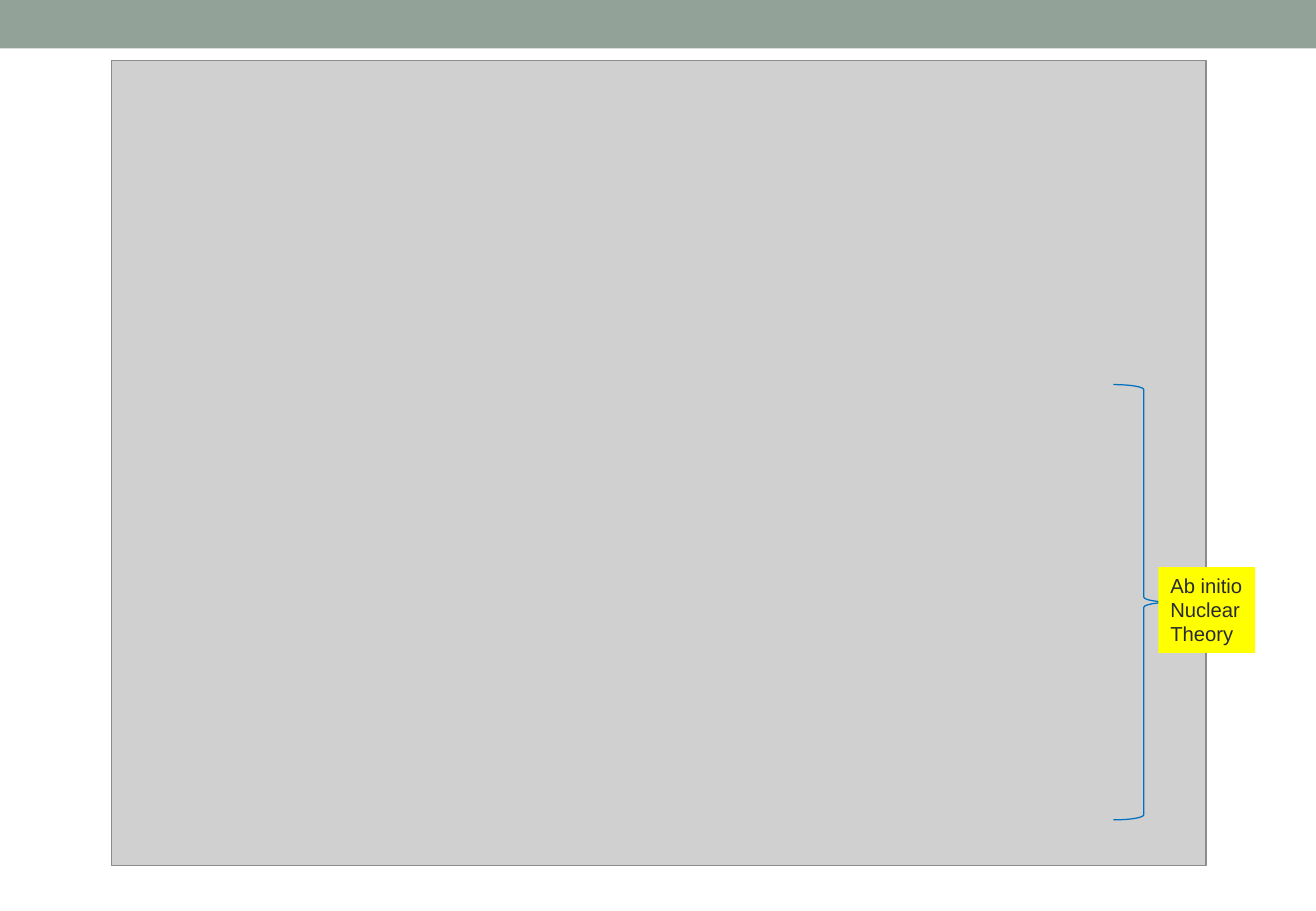
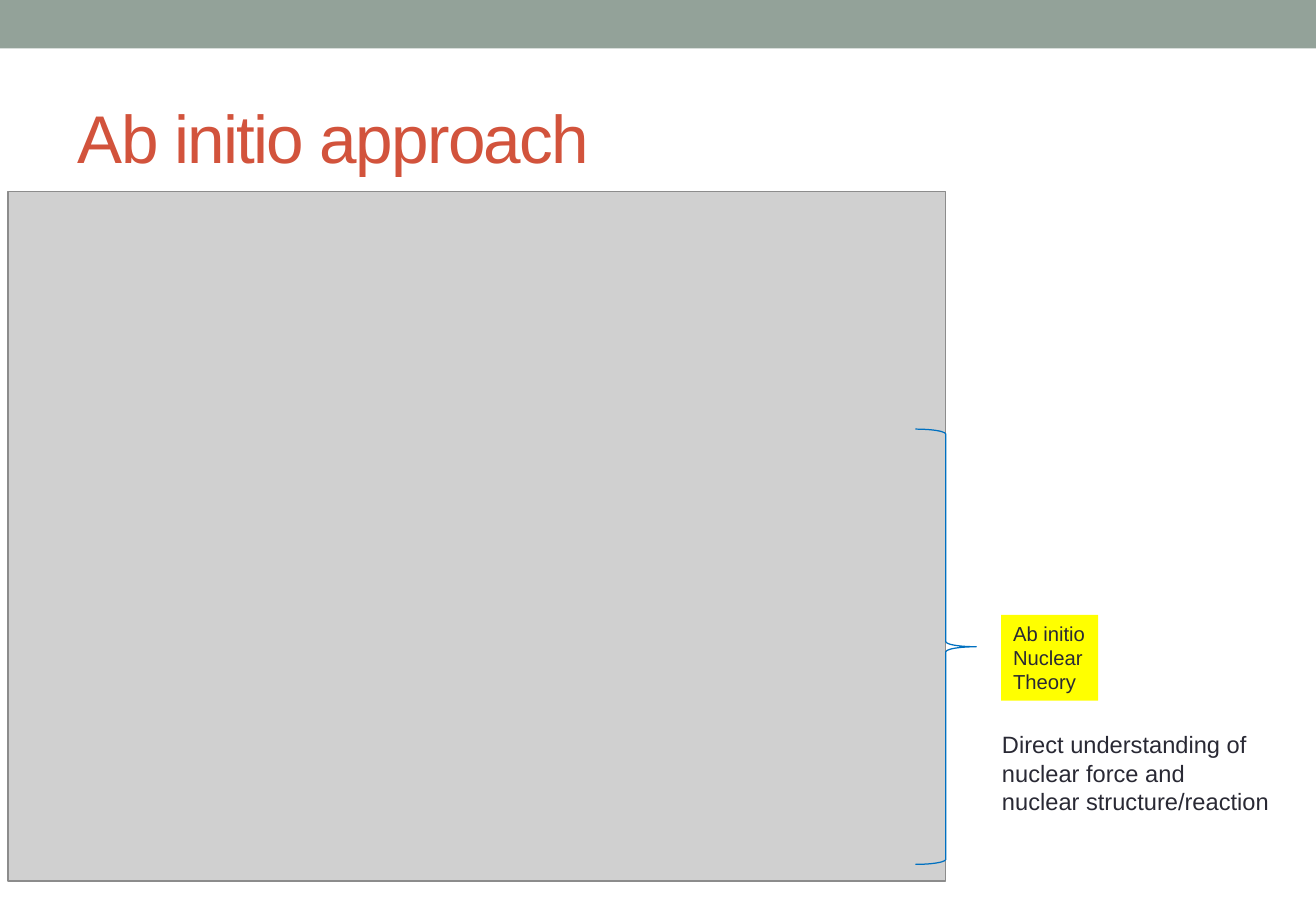
Before and after one commit to alphacentaury-github/NPSS2020, a slide deck: slide 2 of 20220411_KPS_송영호.pptx. Drawn at 1316x911 pixels with LibreOffice and Linux fonts; fonts in the diff are those of the drawing; grey boxes stand for pictures. Boxes give left, top, right and bottom in pixels: in the first picture for what was removed or moved away, otherwise in the second. Text is boxed around its words. In the diff, an @@ line names an element or a change of style, - is before the commit and + after.

```diff
--- a/20220411_KPS_송영호.pptx
+++ b/20220411_KPS_송영호.pptx
@@ title added at (78, 114, 590, 176), 40 pt, text #D2533C @@
+Ab initio approach
@@ picture: place and size @@
-picture at (112, 61, 1207, 866)
+picture at (9, 192, 947, 882)
@@ right brace: place and size @@
-right brace at (1114, 385, 1175, 820)
+right brace at (916, 429, 977, 864)
@@ rectangle "Ab initio": place and size @@
-rectangle "Ab initio" at (1159, 567, 1256, 654)
+rectangle "Ab initio" at (1001, 615, 1098, 701)
@@ text added at (1002, 736, 1269, 811), 14 pt, text #292934 @@
+Direct understanding of nuclear force and
+nuclear structure/reaction
```
Also in this commit, not shown: 9 other slides changed, 9 slides added, 8 slides removed.
